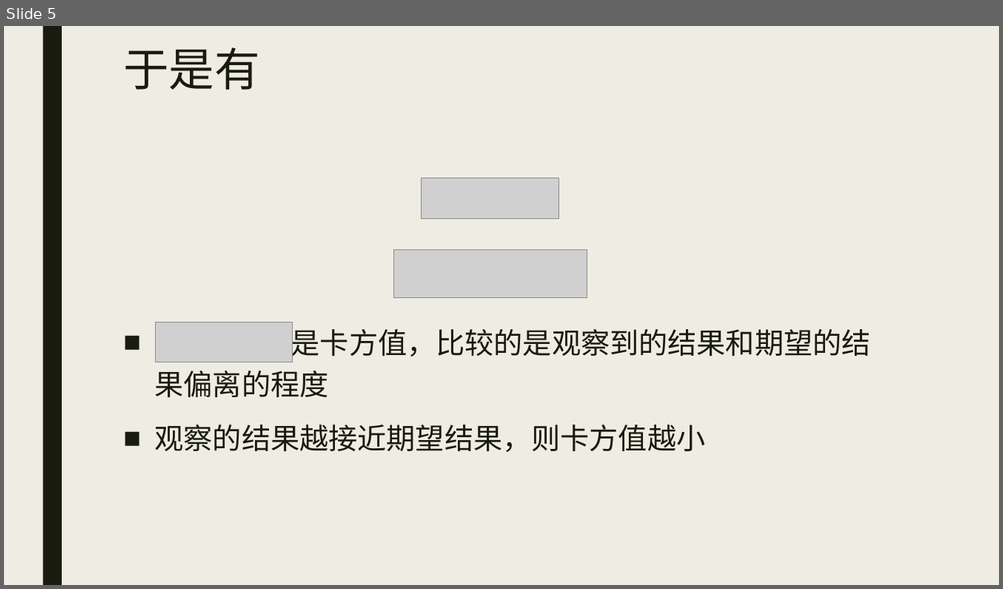
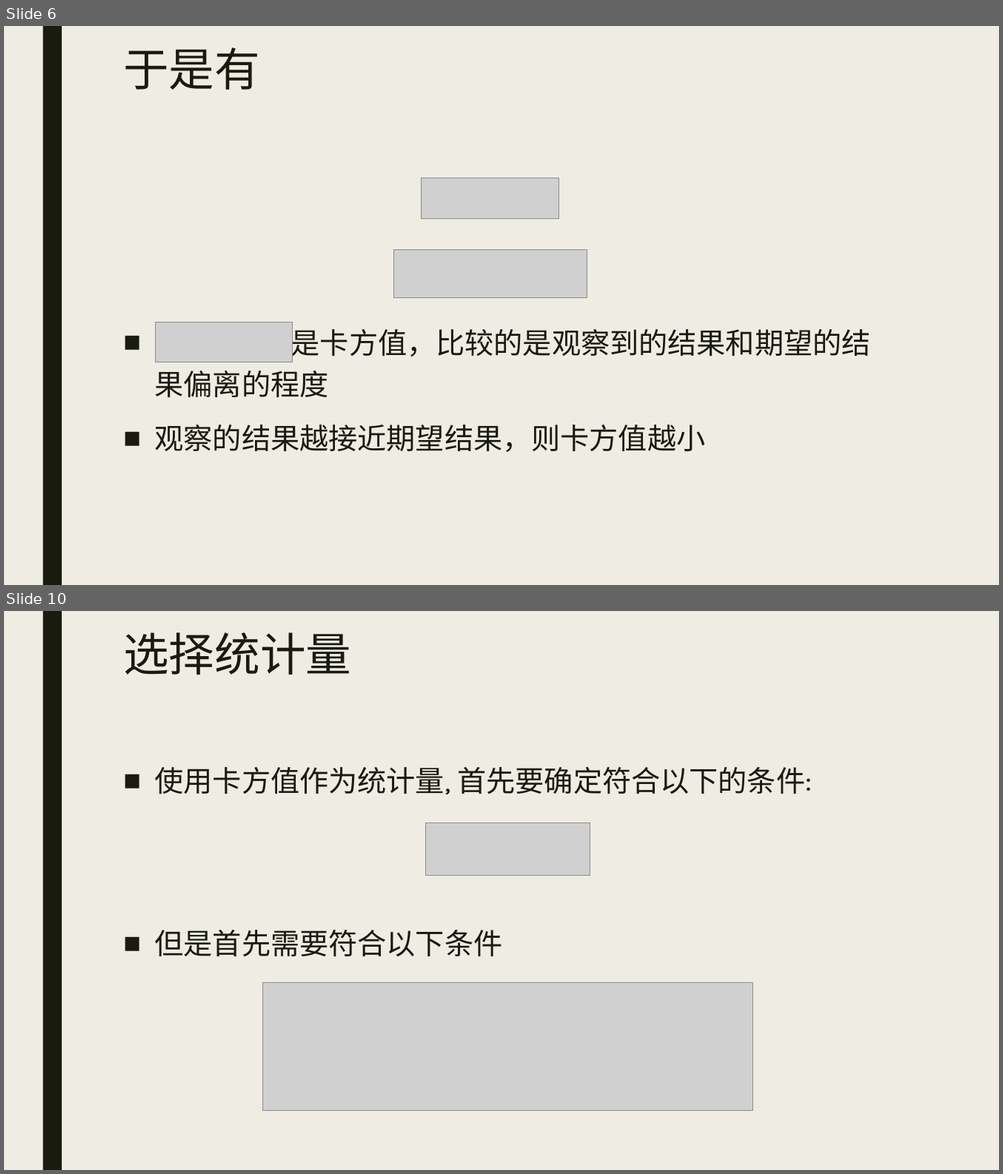
Before and after one commit to beneon/medstat, a slide deck: lect-7/卡方检验.pptx. Shown one above the other, each under a label of ours: slide 5 before the commit, slides 6 and 10 after it; the slides between them are not shown. The pictures are 1003x589 and 1003x1174 pixels, drawn with LibreOffice and Linux fonts; fonts in the diff are those of the drawing; grey boxes stand for pictures. Boxes give left, top, right and bottom in pixels: in the first picture for what was removed or moved away, otherwise in the second. Text is boxed around its words. In the diff, an @@ line names an element or a change of style, - is before the commit and + after.

```diff
--- a/lect-7/卡方检验.pptx
+++ b/lect-7/卡方检验.pptx
@@ slide 10 added at (4, 611, 999, 1170), background #EFEDE3; not listed: 1 template element that a slide beside it also shows @@
@@ title added at (123, 632, 351, 675), 44 pt, text #191B0E @@
+选择统计量
@@ text added at (155, 767, 812, 957), 28 pt, text #191B0E @@
+■ 使用卡方值作为统计量, 首先要确定符合以下的条件:
+■ 但是首先需要符合以下条件
@@ picture added at (426, 823, 590, 876) @@
@@ picture added at (263, 983, 753, 1111) @@
@@ what was slide 5 is now slide 6 @@
```
Also in this commit, not shown: 1 slide changed, 13 other slides added, 20 other files.
